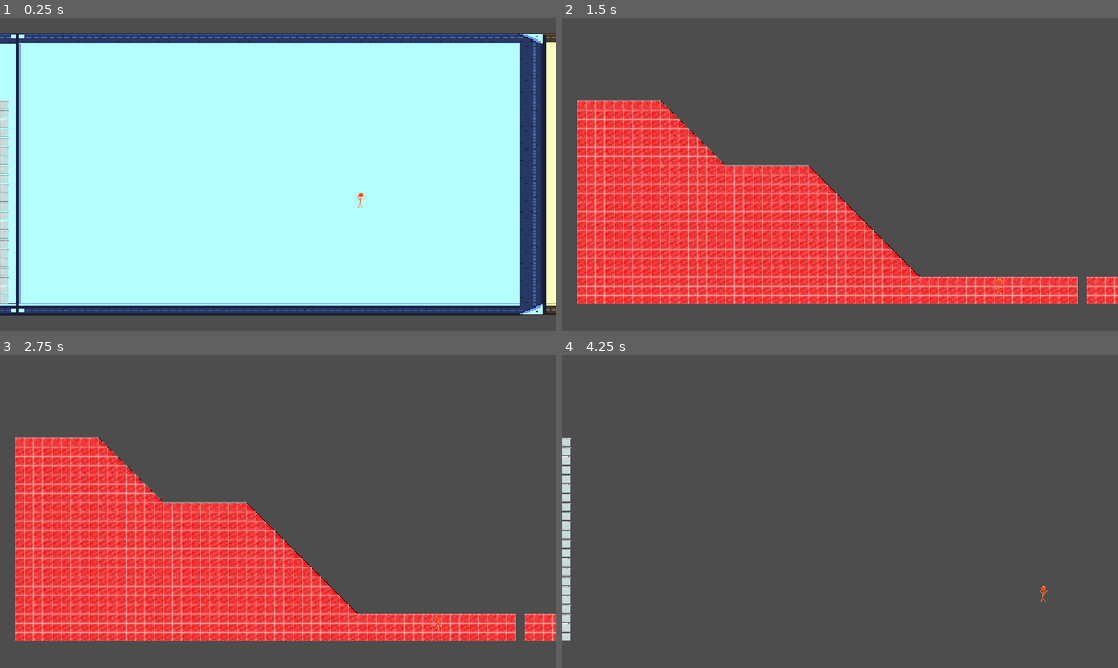
Above: before the commit, frames 1-4 (two rows, left to right).
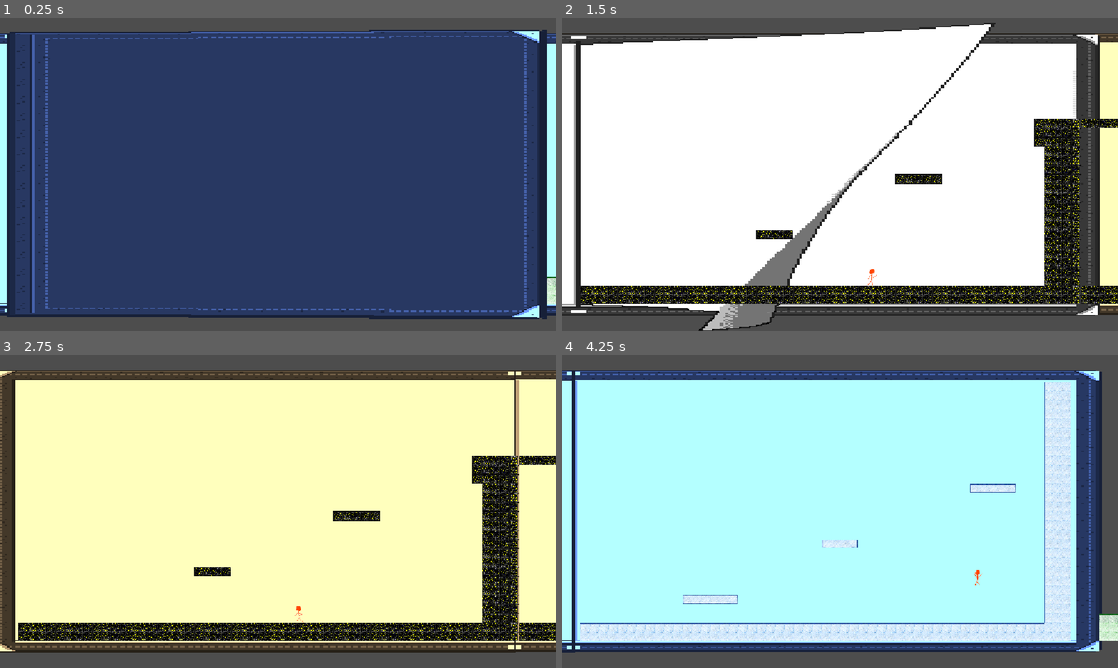
Above: after the commit, the same moments.

Repository: benjaminChambo/game-jamimag
Game: Godot game, scene res://Scènes/SceneTestPrincipale.tscn
The game is run twice, just before and just after one commit, with the same random seed, the same clock (stepped at 60 frames per second) and the same inputs.
Inputs:
- Up to frame 1 (0.25 s): no input
- Up to frame 2 (1.5 s): hold D (right_d) from 0.53 s (still down); tap O (dash_o) at 0.6 s; tap Space (space_jump) at 0.77 s; tap P (turn_page_p) at 1.35 s
- Up to frame 3 (2.75 s): tap Space (space_jump) at 1.52 s; release D (right_d) at 2.03 s; hold Q (left_q) from 2.03 s (still down); hold Y from 2.03 s (still down)
- Up to frame 4 (4.25 s): release Q (left_q) at 2.78 s; release Y at 2.78 s; hold D (right_d) from 2.78 s (still down); tap O (dash_o) at 2.85 s; tap Space (space_jump) at 3.02, 3.77 s; tap Enter at 3.5 s; tap P (turn_page_p) at 3.6 s

The runs differ from the first frame. In frame 1, 85% of the frame differs, in the area x 0-100%, y 3-97%; in frame 2, 86%; in frame 3, 90%, in the area x 0-100%, y 4-96%; in frame 4, 88%.

Commit message:
Mise en place de la musique en cours

Diff:
--- a/Scènes/SceneTestPrincipale.tscn
+++ b/Scènes/SceneTestPrincipale.tscn
@@ -2,12 +2,14 @@
 
 [ext_resource type="Script" uid="uid://b0kchfk28uar0" path="res://scripts/levels/intro.gd" id="1_2ru4x"]
 [ext_resource type="PackedScene" uid="uid://ds6v8eful05g0" path="res://Scènes/ScenePersonnage.tscn" id="1_34ld8"]
+[ext_resource type="Script" uid="uid://dav2eo4co8qwj" path="res://scripts/levels/musique.gd" id="1_q5epn"]
 [ext_resource type="Script" uid="uid://dgm73bueb71fm" path="res://scripts/Personnage/camera_moove.gd" id="2_gux8m"]
 [ext_resource type="PackedScene" uid="uid://b8wslvwx2ey08" path="res://Scènes/SceneNiveauTest.tscn" id="2_l22gy"]
 [ext_resource type="Texture2D" uid="uid://ddsoq74yivvji" path="res://art/page_turn_full.png" id="2_v45tl"]
 [ext_resource type="AudioStream" uid="uid://dg6s7g6p6yu4x" path="res://SFX/Page_1.wav" id="3_1gikw"]
 [ext_resource type="Script" uid="uid://cotm54tp1x4oi" path="res://scripts/objets/page_turn_animation.gd" id="3_2ru4x"]
 [ext_resource type="Texture2D" uid="uid://bowmxpddf13wr" path="res://art/Fond/fond_froid.png" id="3_i0y3o"]
+[ext_resource type="AudioStream" uid="uid://d35cuf3a61xeo" path="res://design/SadSong.wav" id="3_poxic"]
 [ext_resource type="Texture2D" uid="uid://wts68o4fyp3v" path="res://art/Fond/fond_chaud.png" id="4_0c7d2"]
 [ext_resource type="AudioStream" uid="uid://c6ly08efqdagr" path="res://SFX/Page_2.wav" id="4_gux8m"]
 [ext_resource type="PackedScene" uid="uid://dq2l0otst4184" path="res://Scènes/ouverture_book.tscn" id="5_0c7d2"]
@@ -646,6 +648,15 @@
 [sub_resource type="WorldBoundaryShape2D" id="WorldBoundaryShape2D_d7522"]
 
 [node name="Démo" type="Node2D" unique_id=386771801]
+script = ExtResource("1_q5epn")
+musique_1 = ExtResource("28_2u3xq")
+musique_2 = ExtResource("3_poxic")
+niveau_changement_musique = 2
+niveau_arret_musique = 3
+
+[node name="Musique1" type="AudioStreamPlayer2D" parent="." unique_id=618817676]
+
+[node name="Musique2" type="AudioStreamPlayer2D" parent="." unique_id=137346637]
 
 [node name="Intro" type="CanvasLayer" parent="." unique_id=581205386]
 script = ExtResource("1_2ru4x")
@@ -671,14 +682,14 @@
 vertical_alignment = 1
 
 [node name="CharacterBody2D" parent="." unique_id=1304069712 instance=ExtResource("1_34ld8")]
-position = Vector2(50613.6, -4797.1904)
+position = Vector2(918.16504, -4656.7344)
 
 [node name="Camera2D2" type="Camera2D" parent="." unique_id=980178254]
 position = Vector2(2647, -1600)
 zoom = Vector2(0.3, 0.3)
-limit_left = 48366
+limit_left = -392
 limit_top = -5839
-limit_right = 51785
+limit_right = 3027
 limit_bottom = -4015
 script = ExtResource("2_gux8m")
 
--- /dev/null
+++ b/scripts/levels/musique.gd
@@ -0,0 +1,80 @@
+extends Node2D
+
+@export var musique_1: AudioStream
+@export var musique_2: AudioStream
+
+@export var niveau_changement_musique = 5
+@export var niveau_arret_musique = 10
+
+@export var duree_fondu = 3.0
+
+@onready var niveau = $CharacterBody2D.page
+
+var musique_actuelle = 0
+
+func _ready():
+	$Page1/ToRight.corps_detecte.connect(_gerer_musique)
+	$Page1/ToRight2.corps_detecte.connect(_gerer_musique)
+	$Page2/ToRight.corps_detecte.connect(_gerer_musique)
+	$Page2/ToRight2.corps_detecte.connect(_gerer_musique)
+	$Page3/ToRight.corps_detecte.connect(_gerer_musique)
+	$Page3/ToRight2.corps_detecte.connect(_gerer_musique)
+	$Page4/ToRight.corps_detecte.connect(_gerer_musique)
+	$Page4/ToRight2.corps_detecte.connect(_gerer_musique)
+	$Page5/ToRight.corps_detecte.connect(_gerer_musique)
+	$Page5/ToRight2.corps_detecte.connect(_gerer_musique)
+	$Page6/ToRight.corps_detecte.connect(_gerer_musique)
+	$Page6/ToRight2.corps_detecte.connect(_gerer_musique)
+	$Page7/ToRight.corps_detecte.connect(_gerer_musique)
+	$Page7/ToRight2.corps_detecte.connect(_gerer_musique)
+	$Page8/ToRight.corps_detecte.connect(_gerer_musique)
+	_gerer_musique()
+
+
+func _gerer_musique():
+
+	# On récupère le niveau actuel du personnage
+	niveau = $CharacterBody2D.page
+
+	var musique_voulue = 0
+
+	if niveau >= niveau_arret_musique:
+		musique_voulue = 0
+
+	elif niveau >= niveau_changement_musique:
+		musique_voulue = 2
+
+	else:
+		musique_voulue = 1
+
+	if musique_voulue == musique_actuelle:
+		return
+
+	musique_actuelle = musique_voulue
+
+	var tween = create_tween()
+	tween.set_parallel(true)
+
+	if musique_voulue == 0:
+		tween.tween_property($Musique1, "volume_db", -80, duree_fondu)
+		tween.tween_property($Musique2, "volume_db", -80, duree_fondu)
+
+	else:
+		var lecteur = $Musique1 if musique_voulue == 1 else $Musique2
+		var autre = $Musique2 if musique_voulue == 1 else $Musique1
+
+		lecteur.stream = musique_1 if musique_voulue == 1 else musique_2
+		lecteur.volume_db = -80
+		lecteur.play()
+
+		tween.tween_property(autre, "volume_db", -80, duree_fondu)
+		tween.tween_property(lecteur, "volume_db", 0, duree_fondu)
+
+	await tween.finished
+
+	if musique_voulue == 0:
+		$Musique1.stop()
+		$Musique2.stop()
+	else:
+		var autre = $Musique2 if musique_voulue == 1 else $Musique1
+		autre.stop()
Not shown, added: design/SadSong.wav.import
Not shown, added: scripts/levels/musique.gd.uid
Not shown, added: design/SadSong.wav
